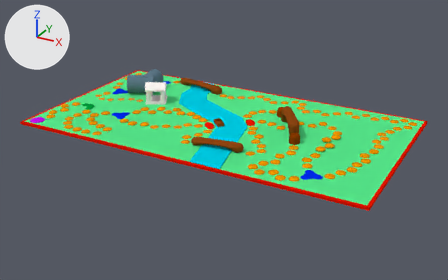
A saved change to the Blender file Assets/Models/Board.blend.
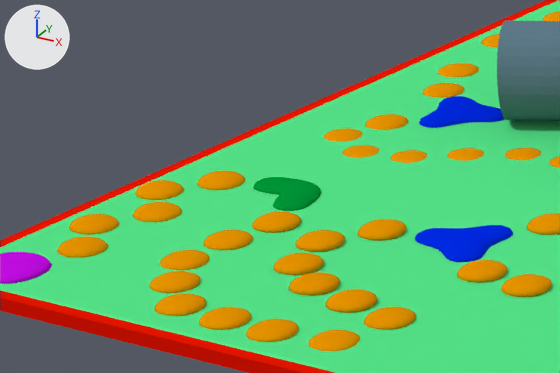
There are two pictures of each version: one whole from a 50 mm camera at (123.1, -189.0, 91.2) aimed at (19.6, -0.7, -2.9), one close up on the part from 8% to 31% of the width and 25% to 50% of the height. The axes (+X, +Y, +Z) are drawn at upper left. The lights are the same throughout.
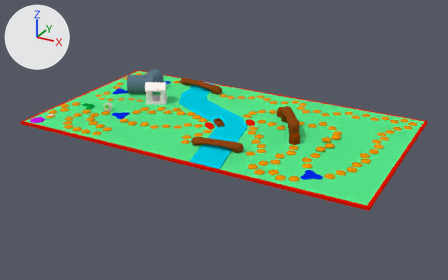
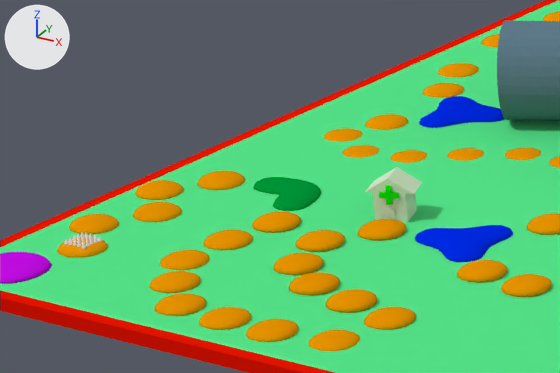
What differs and where, as boxes [x1, y1, x2, y2] in the close-ups (560 x 373 px):
'Hospital', added (green)
    after: [365, 167, 422, 222]
    faces in mat_hospital (white #d0e7c5): [365, 167, 422, 222]
    faces in mat_cross (green #0ce700): [379, 185, 399, 205]
'Spikes', added
    after: [64, 232, 102, 249]

The change, as a list of edits to the scene's bpy script:
```text
Add mat_cross:
    mat_cross = diffuse_material('cross')
    mat_cross.base_color = (0.00382, 0.8, 0.0)  # green #0ce700
Add mat_hospital:
    mat_hospital = diffuse_material('hospital')
    mat_hospital.base_color = (0.631, 0.8, 0.556)  # white #d0e7c5
Add me_cone:
    me_cone.from_pydata(...)  # 2425 vertices, 2425 faces; spans x -4.8..4.8, y -4.8..4.8, z -4.89..4.24
Add me_cube:
    me_cube.from_pydata(...)  # 56 vertices, 43 faces, 6 loose edges; spans x -1.48..1.52, y -1.09..1.08, z -0.95..1.24
    # faces by material slot: [21, 22]
    me_cube.materials.append(mat_hospital)  # white #d0e7c5
    me_cube.materials.append(mat_cross)  # green #0ce700
Add ob_spikes:
    ob_spikes = bpy.data.objects.new('Spikes', me_cone)
    ob_spikes.location = (-43.46, -24.9, 3.06)
    ob_spikes.scale = (0.2, 0.2, 0.2)
Add ob_hospital:
    ob_hospital = bpy.data.objects.new('Hospital', me_cube)
    ob_hospital.location = (-28.15, -9.17, 4.0)
    ob_hospital.rotation_euler = (0.0, 0.0, 0.392)  # degrees (0, 0, 22)
    ob_hospital.scale = (1.2, 1.2, 1.86)
```
